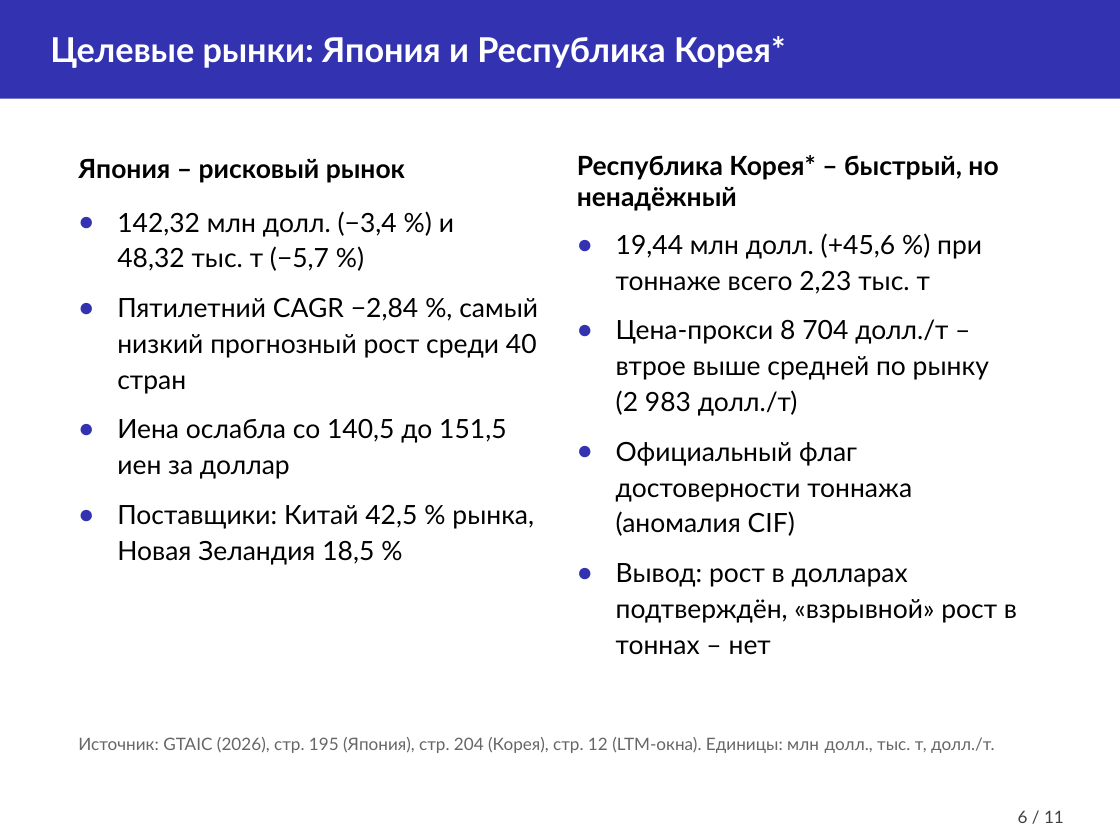
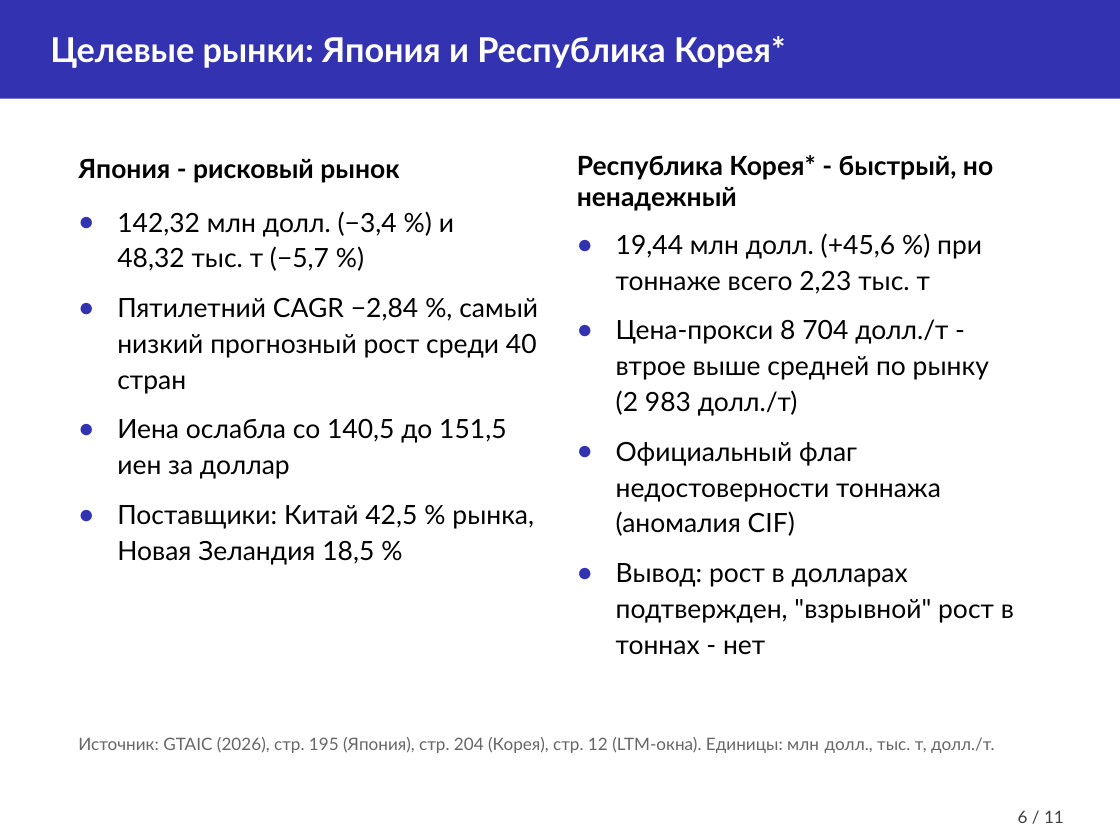
Before and after one commit to pxc1984/competitive-py, a slide deck: slide 6 of sci/obzor/obzor_gtaic_top40_honey_slides.pptx. Drawn at 1120x840 pixels with LibreOffice and Linux fonts; fonts in the diff are those of the drawing. Boxes give left, top, right and bottom in pixels: in the first picture for what was removed or moved away, otherwise in the second. Text is boxed around its words. In the diff, an @@ line names an element or a change of style, - is before the commit and + after.

```diff
--- a/sci/obzor/obzor_gtaic_top40_honey_slides.pptx
+++ b/sci/obzor/obzor_gtaic_top40_honey_slides.pptx
@@ text at [78,159,399,183]: text changed @@
-Япония – рисковый рынок
+Япония - рисковый рынок
@@ text at [577,155,993,211]: text changed @@
-Республика Корея* – быстрый, но ненадёжный
+Республика Корея* - быстрый, но ненадежный
@@ text at [616,319,1014,655]: text changed @@
-● Цена-прокси 8 704 долл./т – втрое выше средней по рынку (2 983 долл./т)
-● Официальный флаг достоверности тоннажа (аномалия CIF)
-● Вывод: рост в долларах подтверждён, «взрывной» рост в тоннах – нет
+● Цена-прокси 8 704 долл./т - втрое выше средней по рынку (2 983 долл./т)
+● Официальный флаг недостоверности тоннажа (аномалия CIF)
+● Вывод: рост в долларах подтвержден, "взрывной" рост в тоннах - нет
```
Also in this commit, not shown: 9 other slides changed, 4 other files.
